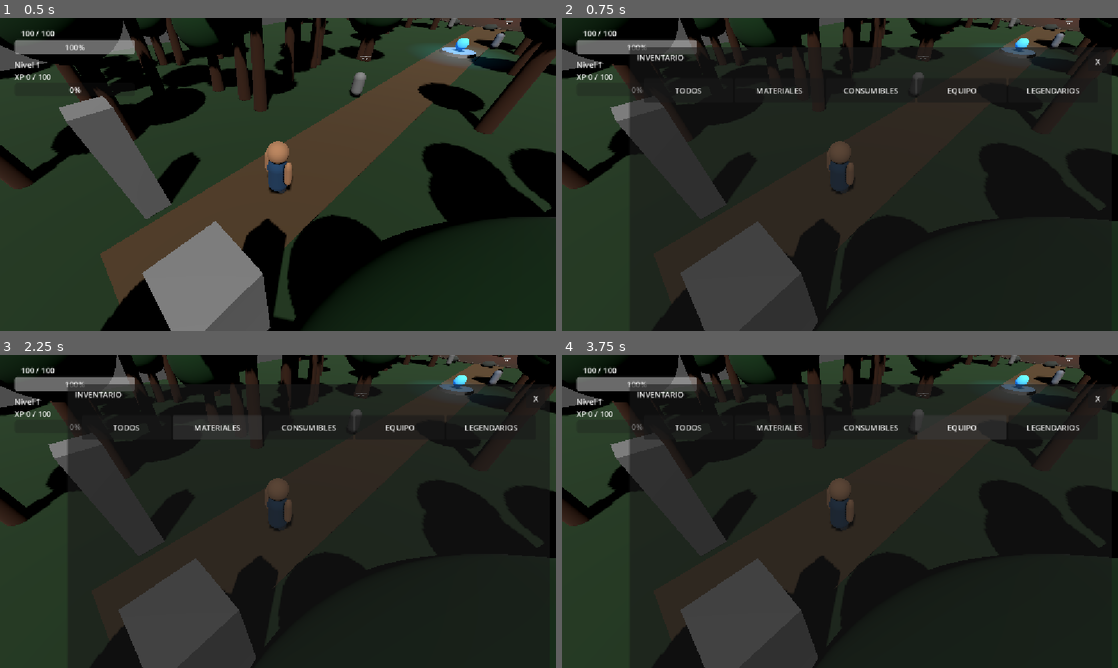
Above: before the commit, frames 1-4 (two rows, left to right).
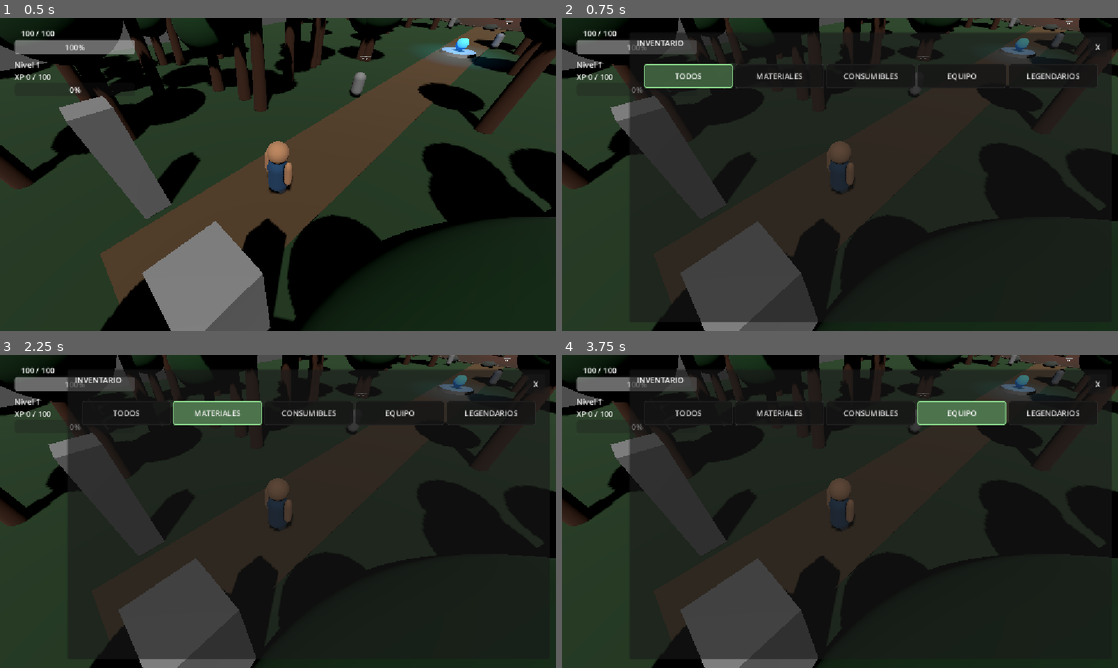
Above: after the commit, the same moments.

Repository: AdolfoBarca/MUNDO_LEYENDAS
Game: Godot game, scene res://BosqueCipitio.tscn
Same seed, same stepped clock (60 frames per second), same inputs: the game is played once before the commit and once after it. This scene is started directly instead of the project's main scene.
Inputs (mouse positions are in pixels of both pictures, inside the frame that each line leads up to):
- Up to frame 1 (0.5 s): no input
- Up to frame 2 (0.75 s): tap Enter at 0.5 s; move the mouse to (962, 158) at 0.52 s; hold D from 0.53 s (still down); tap I at 0.6 s; click (962, 158) at 0.67 s
- Up to frame 3 (2.25 s): release D at 1.25 s; click "TODOS" at 1.25 s; click "MATERIALES" at 2 s
- Up to frame 4 (3.75 s): click "CONSUMIBLES" at 2.75 s; click "EQUIPO" at 3.5 s

Frame 1 is identical in both runs. In frame 2, 5.0% of the frame differs, in the area x 12-97%, y 4-100%; in frame 3, 5.1%; in frame 4, 5.1%.

Commit message:
Mejorar posicion y seleccion de pestanas del inventario

Diff:
--- a/BosqueCipitio.tscn
+++ b/BosqueCipitio.tscn
@@ -134,9 +134,9 @@
 anchor_left = 1.0
 anchor_right = 1.0
 offset_left = -1012.0
-offset_top = 60.0
+offset_top = 30.0
 offset_right = -12.0
-offset_bottom = 660.0
+offset_bottom = 630.0
 grow_horizontal = 0
 metadata/_edit_use_anchors_ = true
 
--- a/HUDInventario.gd
+++ b/HUDInventario.gd
@@ -34,6 +34,17 @@
 
 
 # =========================================================
+# COLORES DE PESTAÑAS
+# =========================================================
+
+var color_pestana_normal := Color(0.08, 0.08, 0.08, 0.78)
+var color_pestana_activa := Color(0.25, 0.38, 0.25, 0.95)
+
+var color_borde_normal := Color(0.20, 0.20, 0.20, 0.80)
+var color_borde_activo := Color(0.55, 0.85, 0.55, 1.0)
+
+
+# =========================================================
 # INICIO
 # =========================================================
 
@@ -110,6 +121,7 @@
 	grid_objetos.columns = 6
 
 	actualizar_inventario()
+	actualizar_estilo_pestanas()
 
 
 # =========================================================
@@ -141,6 +153,7 @@
 	filtro_actual = "Todos"
 
 	actualizar_inventario()
+	actualizar_estilo_pestanas()
 
 	panel_inventario.visible = true
 
@@ -167,6 +180,7 @@
 	filtro_actual = nuevo_filtro
 
 	actualizar_inventario()
+	actualizar_estilo_pestanas()
 
 	# Volver al inicio al cambiar de categoría.
 	scroll_objetos.scroll_vertical = 0
@@ -174,6 +188,106 @@
 
 
 # =========================================================
+# ESTILO DE PESTAÑAS
+# =========================================================
+
+func actualizar_estilo_pestanas() -> void:
+
+	aplicar_estilo_pestana(
+		boton_todos,
+		filtro_actual == "Todos"
+	)
+
+	aplicar_estilo_pestana(
+		boton_materiales,
+		filtro_actual == "Material"
+	)
+
+	aplicar_estilo_pestana(
+		boton_consumibles,
+		filtro_actual == "Consumible"
+	)
+
+	aplicar_estilo_pestana(
+		boton_equipo,
+		filtro_actual == "Equipamiento"
+	)
+
+	aplicar_estilo_pestana(
+		boton_legendarios,
+		filtro_actual == "Legendario"
+	)
+
+
+func aplicar_estilo_pestana(
+	boton: Button,
+	seleccionado: bool
+) -> void:
+
+	var estilo := StyleBoxFlat.new()
+
+	if seleccionado:
+		estilo.bg_color = color_pestana_activa
+		estilo.border_color = color_borde_activo
+		estilo.set_border_width_all(2)
+
+		boton.add_theme_color_override(
+			"font_color",
+			Color.WHITE
+		)
+
+	else:
+		estilo.bg_color = color_pestana_normal
+		estilo.border_color = color_borde_normal
+		estilo.set_border_width_all(1)
+
+		boton.add_theme_color_override(
+			"font_color",
+			Color(0.85, 0.85, 0.85, 1.0)
+		)
+
+	estilo.corner_radius_top_left = 5
+	estilo.corner_radius_top_right = 5
+	estilo.corner_radius_bottom_left = 5
+	estilo.corner_radius_bottom_right = 5
+
+	boton.add_theme_stylebox_override(
+		"normal",
+		estilo
+	)
+
+	# Mantener visible la selección al pasar el mouse.
+	if seleccionado:
+		var hover_activo := estilo.duplicate()
+
+		hover_activo.bg_color = Color(
+			0.30,
+			0.45,
+			0.30,
+			1.0
+		)
+
+		boton.add_theme_stylebox_override(
+			"hover",
+			hover_activo
+		)
+	else:
+		var hover_normal := estilo.duplicate()
+
+		hover_normal.bg_color = Color(
+			0.15,
+			0.15,
+			0.15,
+			0.90
+		)
+
+		boton.add_theme_stylebox_override(
+			"hover",
+			hover_normal
+		)
+
+
+# =========================================================
 # ACTUALIZAR INVENTARIO
 # =========================================================
 
